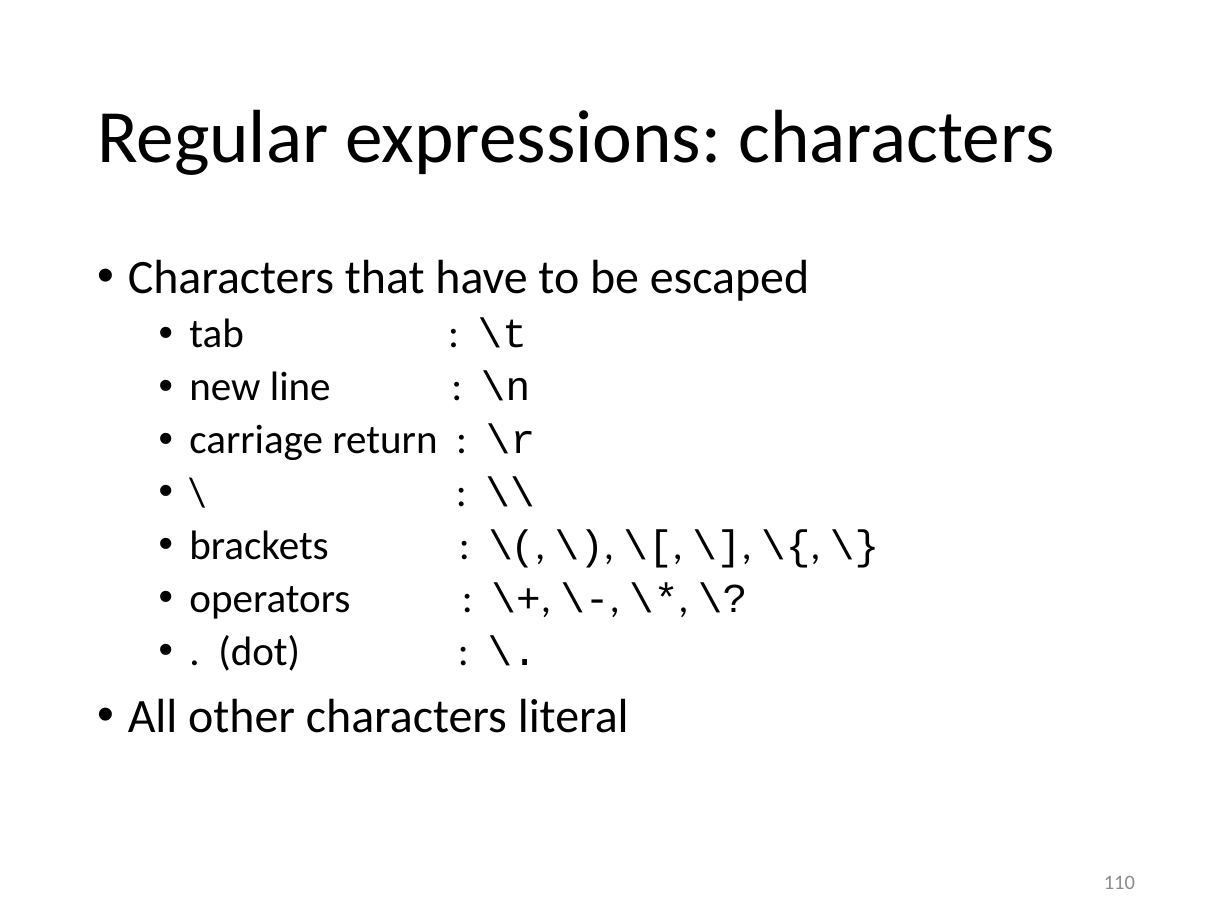
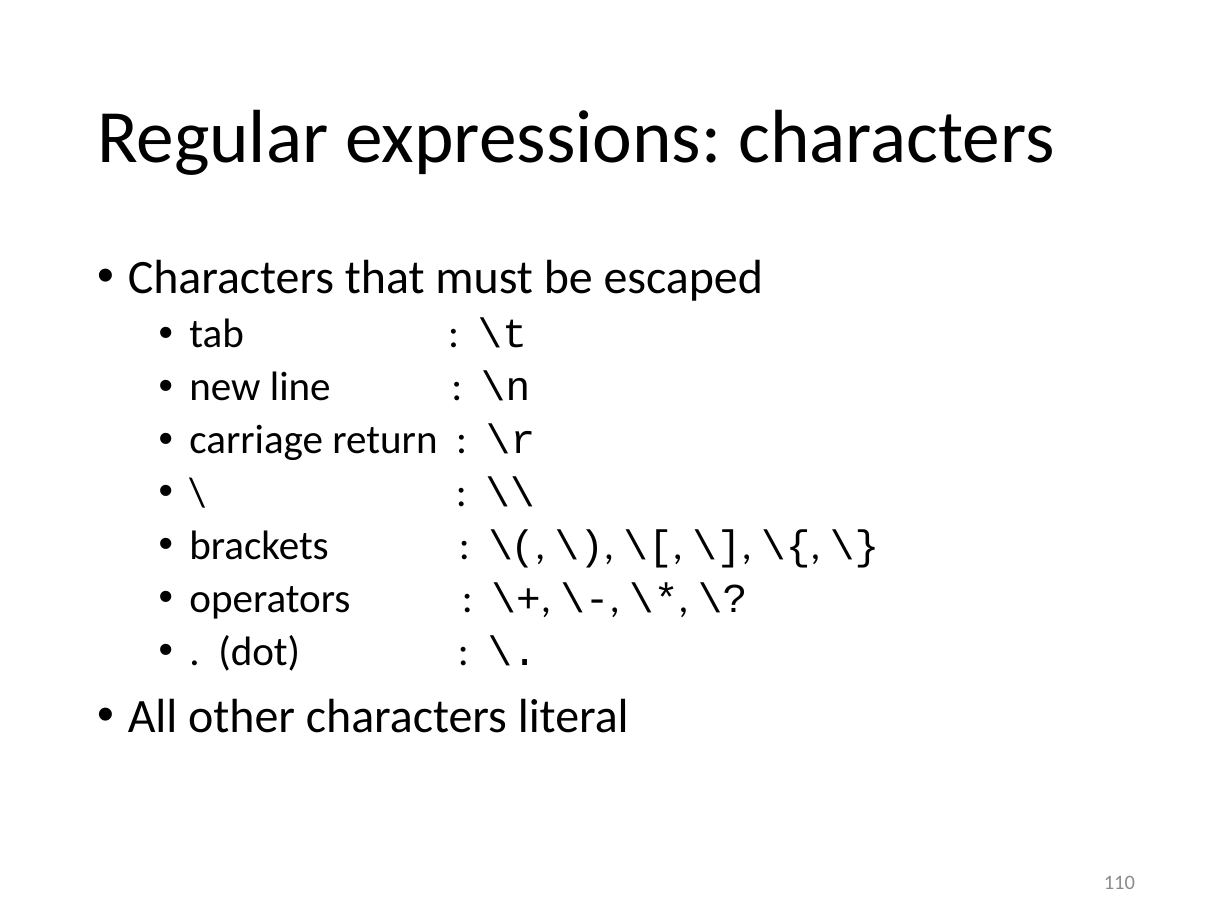
Before and after one commit to gjbex/Scientific-C-plus-plus, a slide deck: slide 110 of scientific_cpp.pptx. Drawn at 1232x924 pixels with LibreOffice and Linux fonts; fonts in the diff are those of the drawing. Boxes give left, top, right and bottom in pixels: in the first picture for what was removed or moved away, otherwise in the second. Text is boxed around its words. In the diff, an @@ line names an element or a change of style, - is before the commit and + after.

Commit message:
Fix typos in regular expression section

```diff
--- a/scientific_cpp.pptx
+++ b/scientific_cpp.pptx
@@ text at bbox=[128, 259, 763, 301]: text changed @@
-• Characters that have to be escaped
+• Characters that must be escaped
```
Also in this commit, not shown: 5 other slides changed.
